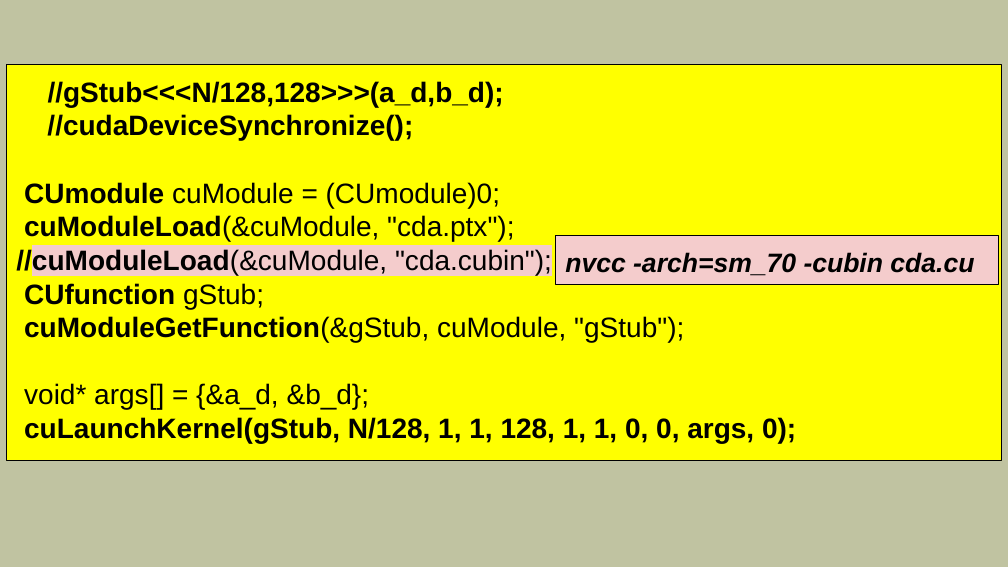
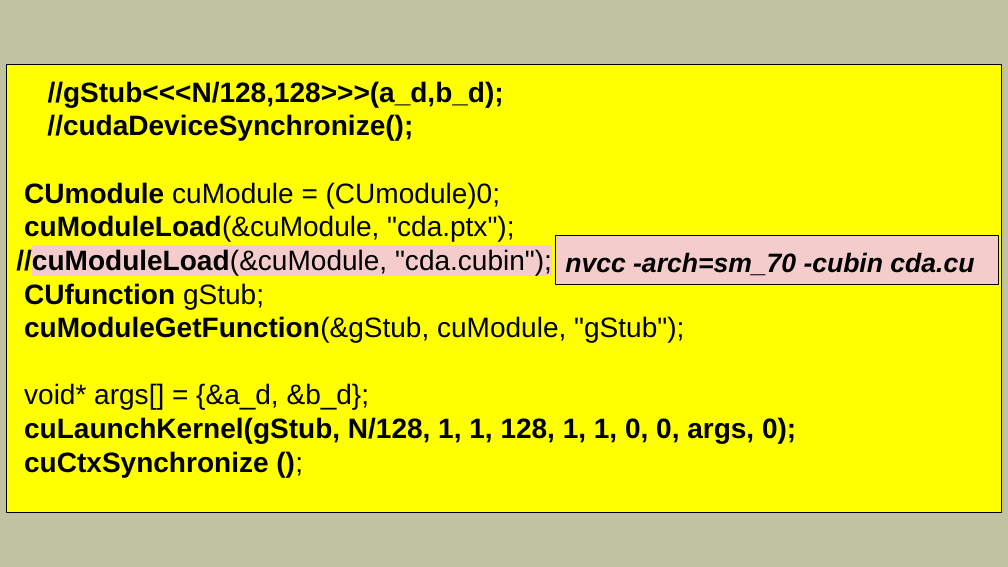
Before and after one commit to mlkv52/sibsutis_cuda_bachelors-2025, a slide deck: slide 9 of Лекции/pptx/Лекция9-ПГП-2025.pptx. Drawn at 1008x567 pixels with LibreOffice and Linux fonts; fonts in the diff are those of the drawing. Boxes give left, top, right and bottom in pixels: in the first picture for what was removed or moved away, otherwise in the second. Text is boxed around its words. In the diff, an @@ line names an element or a change of style, - is before the commit and + after.

```diff
--- a/Лекции/pptx/Лекция9-ПГП-2025.pptx
+++ b/Лекции/pptx/Лекция9-ПГП-2025.pptx
@@ rectangle "//gStub<<<N/128,128>>>(a_d,b_d);": place and size @@
-rectangle "//gStub<<<N/128,128>>>(a_d,b_d);" at bbox=[6, 65, 1002, 461]
+rectangle "//gStub<<<N/128,128>>>(a_d,b_d);" at bbox=[6, 65, 1002, 513]
@@ text in rectangle at bbox=[24, 451, 268, 477]: paragraph added @@
+cuCtxSynchronize ();
```
